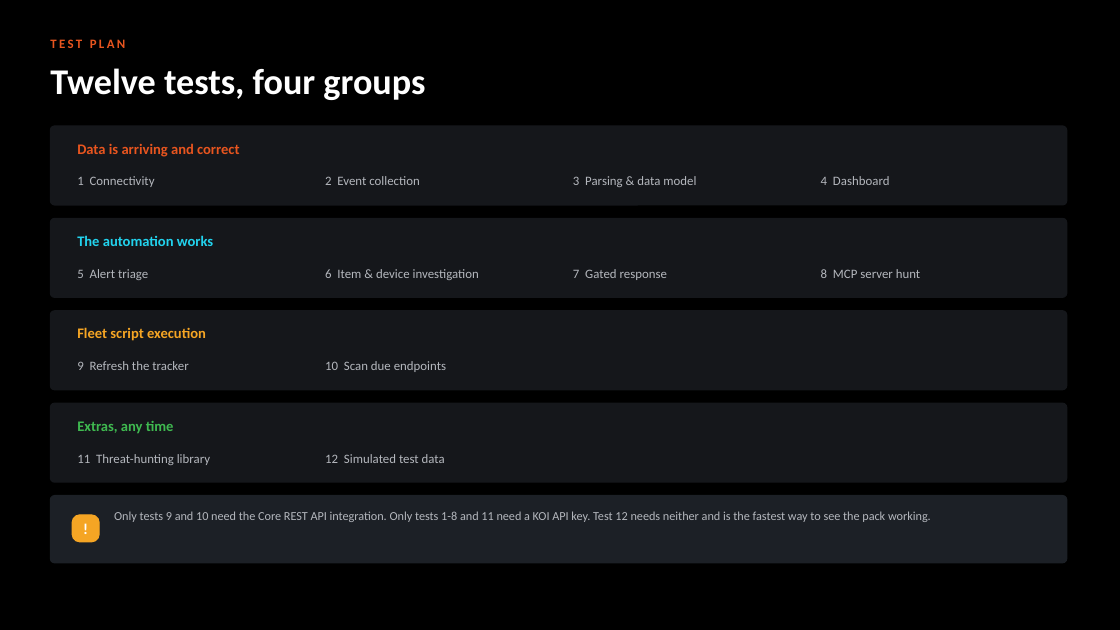
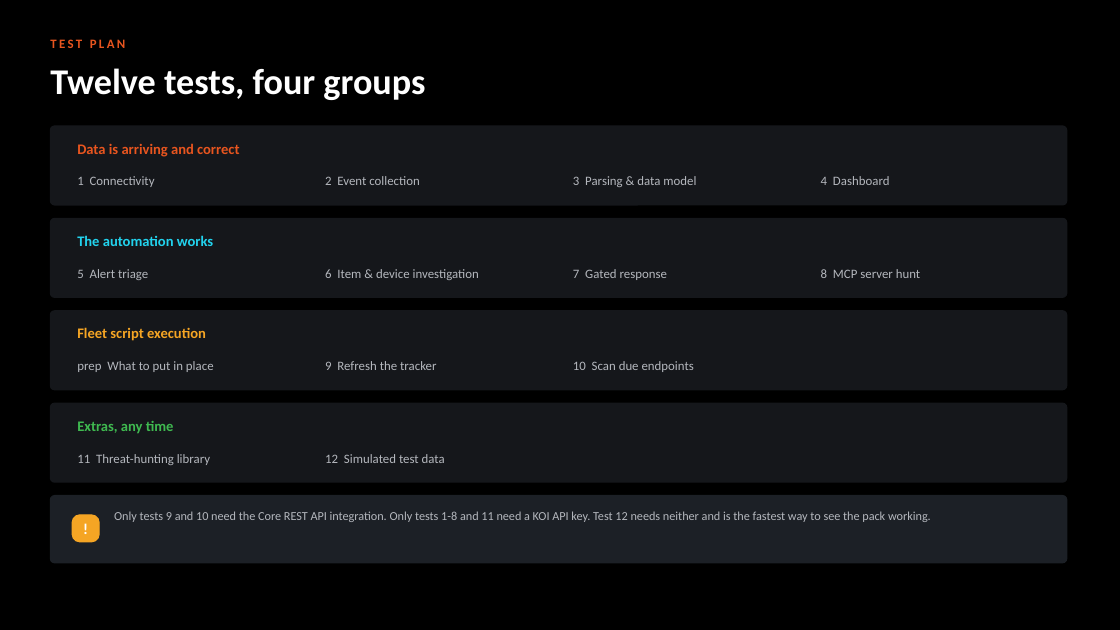
Before and after one commit to ayman-m/koi-xsiam-pack, a slide deck: slide 6 of docs/KOI_Content_Pack_Test_Guide.pptx. Drawn at 1120x630 pixels with LibreOffice and Linux fonts; fonts in the diff are those of the drawing. Boxes give left, top, right and bottom in pixels: in the first picture for what was removed or moved away, otherwise in the second. Text is boxed around its words. In the diff, an @@ line names an element or a change of style, - is before the commit and + after.

```diff
--- a/docs/KOI_Content_Pack_Test_Guide.pptx
+++ b/docs/KOI_Content_Pack_Test_Guide.pptx
@@ text "9 Refresh the tracker": place and size @@
-text "9 Refresh the tracker" at [77,361,188,370]
+text "9 Refresh the tracker" at [325,361,436,370]
@@ text "10 Scan due endpoints": place and size @@
-text "10 Scan due endpoints" at [325,361,446,372]
+text "10 Scan due endpoints" at [573,361,694,372]
@@ text added at [77,361,214,372], 11 pt, text #B4B7BD @@
+prep What to put in place
```
Also in this commit, not shown: 1 other slide changed, 1 slide added, 5 other files.
